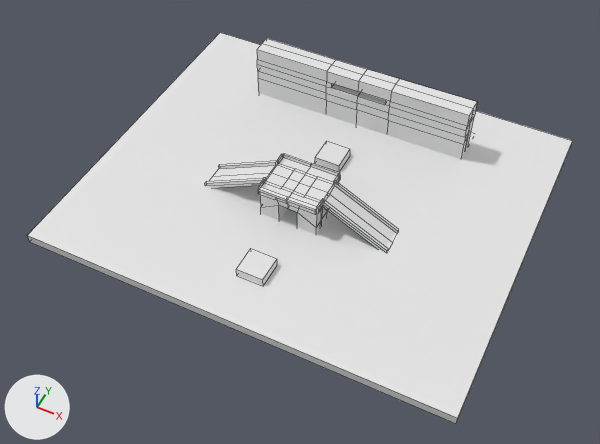
The Blender file IndiaPro/IndiaPro.blend: old version first, new version second.
Camera for both pictures: a 50 mm lens placed at (52.4, -104.6, 126.5), pointed at (1.0, -1.7, -2.1). The lights are fixed; the arrows at lower left show +X, +Y and +Z. Mesh edges are drawn as thin lines.

Before the edit, the objects in view are built like this:
```python
me_立方体_002 = bpy.data.meshes.new('立方体.002')
me_立方体_002.from_pydata(...)  # 74 vertices, 65 faces; spans x 0.0..25.1, y -4.9..4.8, z -7.8..7.2
me_立方体_003 = bpy.data.meshes.new('立方体.003')
me_立方体_003.from_pydata(...)  # a box spanning x -1.0..1.0, y -0.69..1.0, z -1.0..1.0
me_立方体_003.materials.append(mat_grass)  # its picture is missing
me_立方体_004 = bpy.data.meshes.new('立方体.004')
me_立方体_004.from_pydata(...)  # a box spanning x -1.0..1.0, y -1.0..1.0, z -1.0..1.0
me_立方体_005 = bpy.data.meshes.new('立方体.005')
me_立方体_005.from_pydata(...)  # a box spanning x -1.0..1.0, y -1.0..1.0, z -1.0..1.0
ob_ground = bpy.data.objects.new('Ground', me_立方体_003)
ob_ground.location = (0.0, 0.0, -0.8)
ob_ground.scale = (45.4, 45.4, 1.0)
ob_side = bpy.data.objects.new('Side', me_立方体_002)
ob_side.location = (0.0, 33.4, 5.6)
_m = ob_side.modifiers.new('ミラー', 'MIRROR')
ob_立方体 = bpy.data.objects.new('立方体', me_立方体_004)
ob_立方体.location = (0.0, 16.2, 0.9)
ob_立方体.scale = (2.88, 2.88, 1.0)
ob_立方体_001 = bpy.data.objects.new('立方体.001', me_立方体_005)
ob_立方体_001.location = (0.0, -18.3, 0.9)
ob_立方体_001.scale = (2.88, 2.88, 1.0)
# also in view: 'Center' at (0.0, 0.0, 3.6)
```
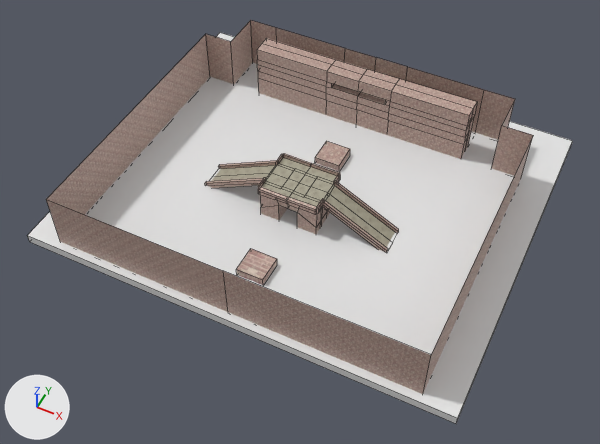
Commit message: complete india pro

Boxes [x1, y1, x2, y2] around the edits, measured in the pictures (600 x 444 px; the box of a moved part takes in the faces that stretch with it):
'Side', reshaped (121% wider, 207% taller): before [257, 38, 477, 159]; after [46, 20, 533, 394]
'立方体.001', recoloured (white to beige): [236, 249, 277, 285] in both
'立方体', recoloured (white to beige): [315, 141, 350, 171] in both
part 1 of me_立方体_002, moved or reshaped: before [331, 84, 385, 105]; after [46, 20, 533, 394]
part 2 of me_立方体_002, recoloured (grey to brown): [257, 38, 477, 159] in both

The change, as a diff of the scene's bpy script:
```diff
--- a/IndiaPro/IndiaPro.blend.py
+++ b/IndiaPro/IndiaPro.blend.py
@@ img_bricks_jpg @@
+img_bricks_jpg = load_image('bricks.jpg', 'bricks.jpg', 616, 564, 'sRGB')
@@ img_concrete_jpg @@
+img_concrete_jpg = load_image('concrete.jpg', 'concrete.jpg', 744, 740, 'sRGB')
@@ mat_wall @@
+mat_wall = principled_material('wall')
+mat_wall.texture = img_bricks_jpg
@@ mat_concrete @@
+mat_concrete = principled_material('concrete')
+mat_concrete.texture = img_concrete_jpg
@@ me_立方体_002 @@
 # used by ob_side; location = (0.0, 33.4, 5.6)
-me_立方体_002.from_pydata(...)  # 74 vertices, 65 faces; spans x 0.0..25.1, y -4.9..4.8, z -7.8..7.2
+me_立方体_002.from_pydata(...)  # 87 vertices, 63 faces; spans x 0.0..38.5, y -63.0..4.8, z -7.8..7.2
+# me_立方体_002 part 1
+# 12 faces are deleted
+# 7 vertices are added at x 0.0..38.5, y -63.0..4.8, z -5.8..6.9
+# 6 new vertices lie (0.0, 0.0, 12.7) away from vertices in x 0.0..38.5, y -63.0..4.8, z -5.8
+# 10 new faces join them, mat_wall (picture img_bricks_jpg)
+# me_立方体_002 part 2: 53 faces spanning x 0.0..25.1, y -4.9..4.8, z -7.8..7.2 switch from no material to mat_wall (picture img_bricks_jpg)
+me_立方体_002.materials.append(mat_concrete)  # picture img_concrete_jpg
@@ me_立方体_004 @@
 me_立方体_004.from_pydata(...)  # 8 vertices, 6 faces; spans x -1.0..1.0, y -1.0..1.0, z -1.0..1.0
+me_立方体_004.materials.append(mat_wall)  # picture img_bricks_jpg
@@ me_立方体_005 @@
 me_立方体_005.from_pydata(...)  # 8 vertices, 6 faces; spans x -1.0..1.0, y -1.0..1.0, z -1.0..1.0
+me_立方体_005.materials.append(mat_wall)  # picture img_bricks_jpg
```
